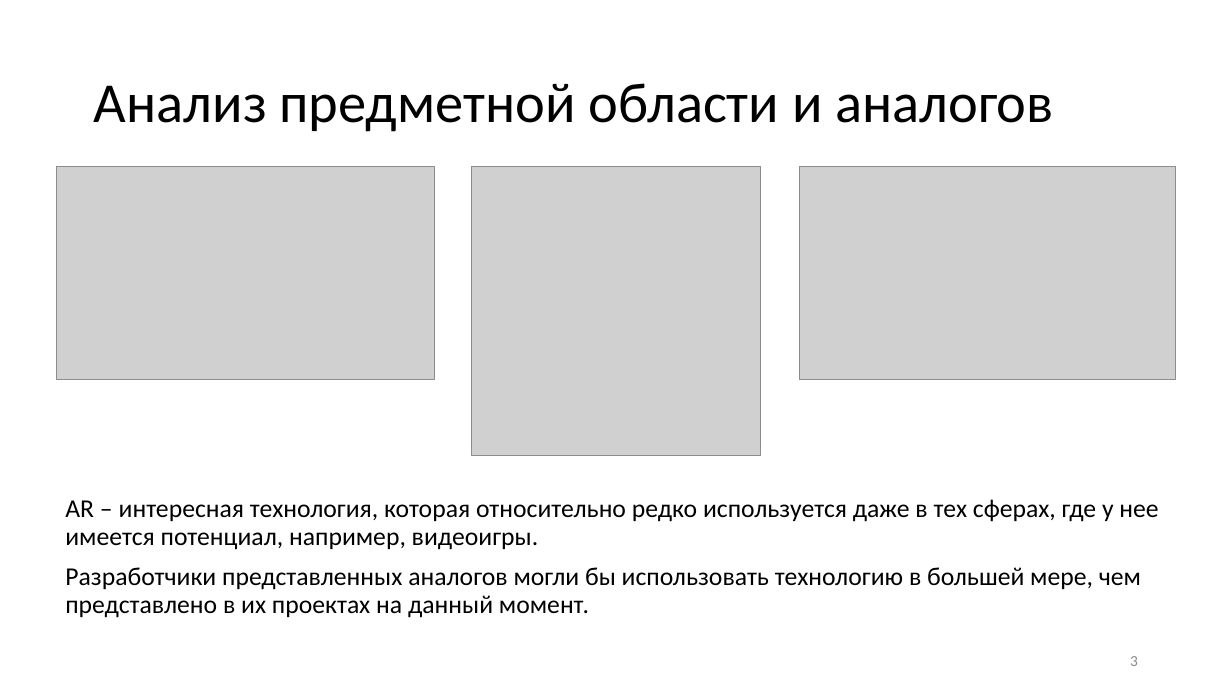
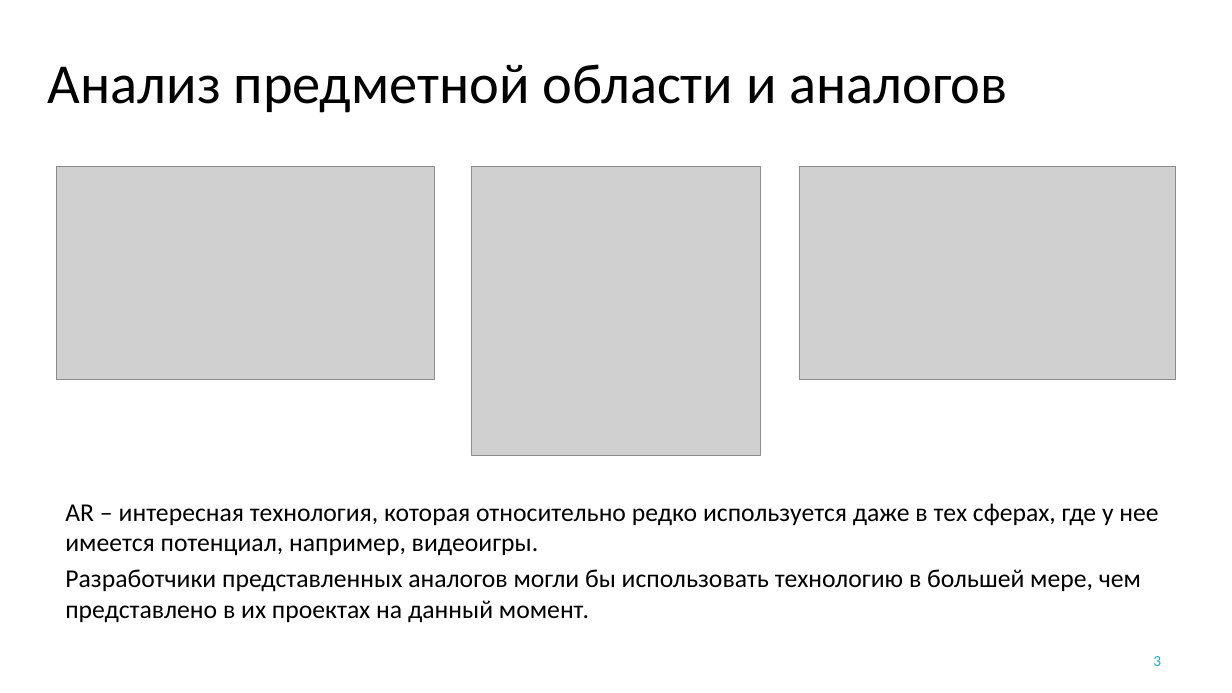
Before and after one commit to YakimenkoIlya/PhantasmagoriaProjectFiles, a slide deck: slide 3 of Якименко Курсовая.pptx. Drawn at 1232x693 pixels with LibreOffice and Linux fonts; fonts in the diff are those of the drawing; grey boxes stand for pictures; background and template pictures are left out. Boxes give left, top, right and bottom in pixels: in the first picture for what was removed or moved away, otherwise in the second. Text is boxed around its words. In the diff, an @@ line names an element or a change of style, - is before the commit and + after.

```diff
--- a/Якименко Курсовая.pptx
+++ b/Якименко Курсовая.pptx
@@ title "Анализ предметной области и аналогов": place and size @@
-title "Анализ предметной области и аналогов" at box(94, 83, 1053, 132)
+title "Анализ предметной области и аналогов" at box(48, 64, 1007, 113)
@@ title "Анализ предметной области и аналогов" at box(48, 64, 1007, 113): alignment left to centre; line spacing 0.9 to 1 @@
@@ text "AR – интересная технология, которая ..." at box(65, 503, 1158, 623): line spacing 0.9 to 1; less space between paragraphs @@
@@ page number: place and size @@
-page number at box(1130, 656, 1138, 666)
+page number at box(1153, 656, 1161, 666)
@@ page number at box(1153, 656, 1161, 666): text colour #8C8C8C to #1FAECD @@
```
Also in this commit, not shown: 14 other slides changed, 1 other file.
